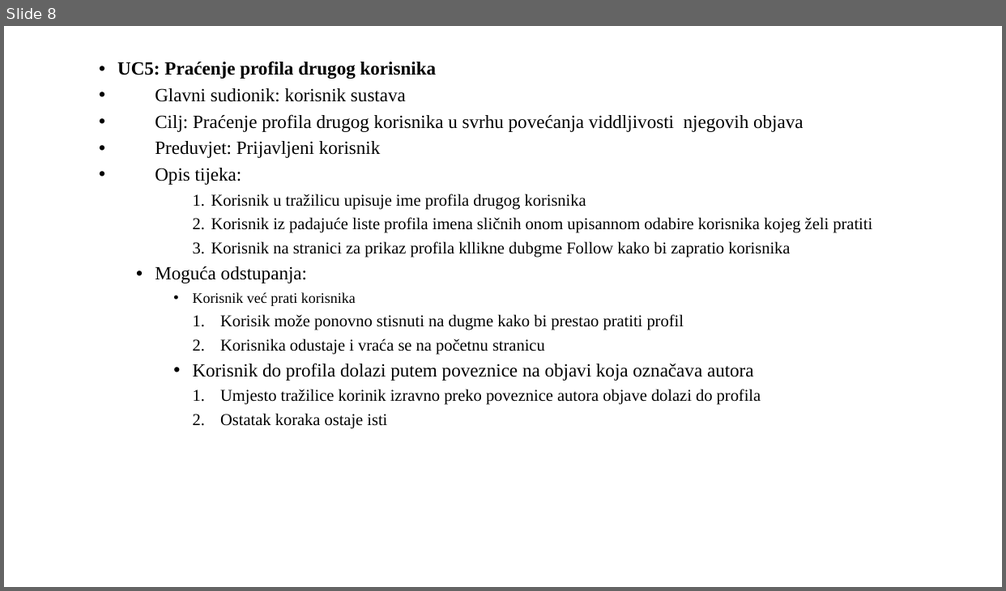
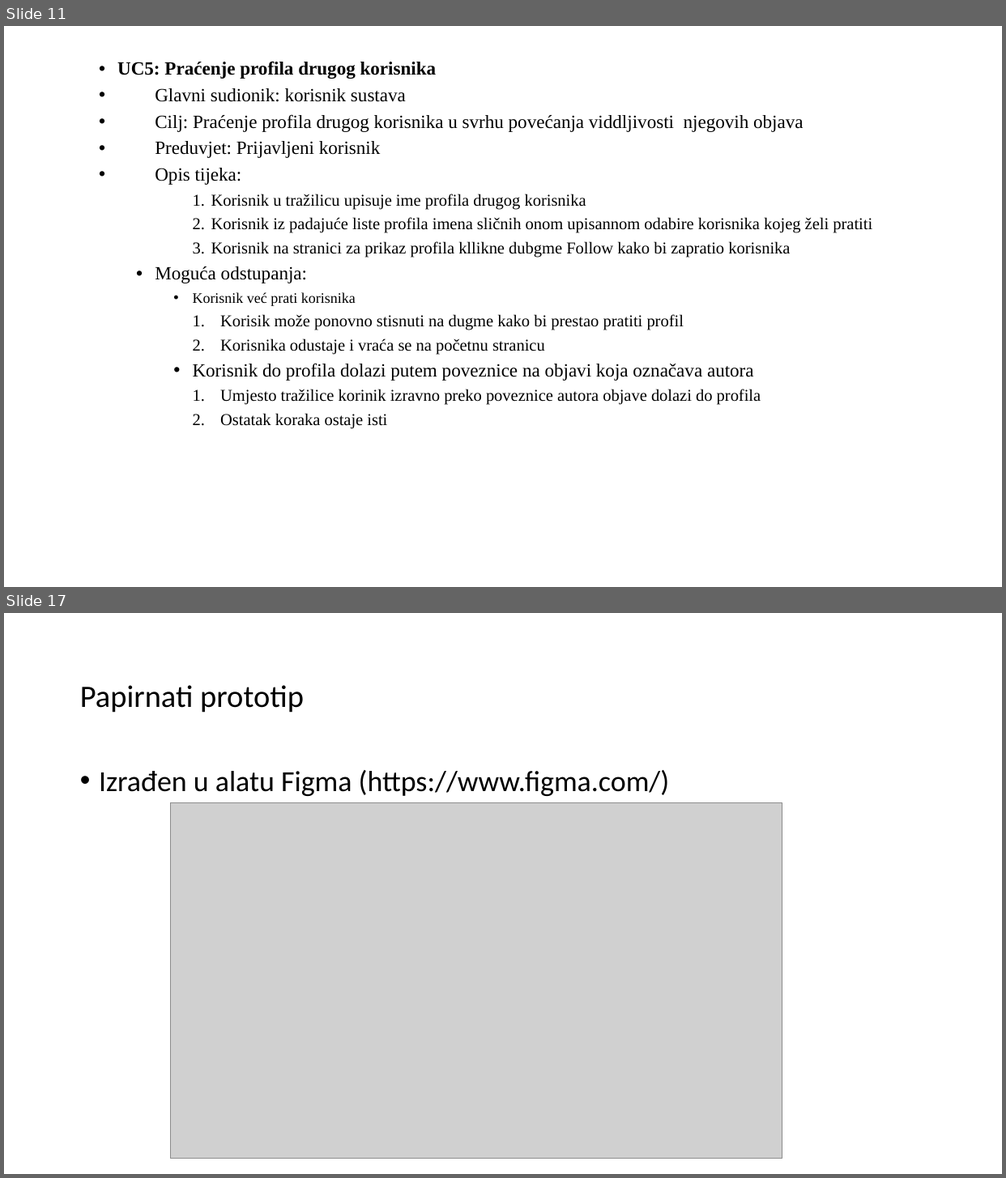
Before and after one commit to f-hruza0111/HCI_Projekt, a slide deck: dokumentacija/HCI 23-24 Projekt pptx -- Grupa G3.pptx. Shown one above the other, each under a label of ours: slide 8 before the commit, slides 11 and 17 after it; the slides between them are not shown. The pictures are 1006x591 and 1006x1178 pixels, drawn with LibreOffice and Linux fonts; fonts in the diff are those of the drawing; grey boxes stand for pictures. Boxes give left, top, right and bottom in pixels: in the first picture for what was removed or moved away, otherwise in the second. Text is boxed around its words. In the diff, an @@ line names an element or a change of style, - is before the commit and + after.

```diff
--- a/dokumentacija/HCI 23-24 Projekt pptx -- Grupa G3.pptx
+++ b/dokumentacija/HCI 23-24 Projekt pptx -- Grupa G3.pptx
@@ slide 17 added at (x1=4, y1=613, x2=1002, y2=1174), background #FFFFFF @@
@@ title added at (x1=80, y1=685, x2=304, y2=713), 30 pt, text #000000 @@
+Papirnati prototip
@@ text added at (x1=99, y1=770, x2=670, y2=796), 28 pt, text #000000 @@
+• Izrađen u alatu Figma (https://www.figma.com/)
@@ picture added at (x1=170, y1=803, x2=782, y2=1159) @@
@@ what was slide 8 is now slide 11 @@
```
Also in this commit, not shown: 2 slides changed, 19 other slides added, 1 slide removed, 15 other files.
